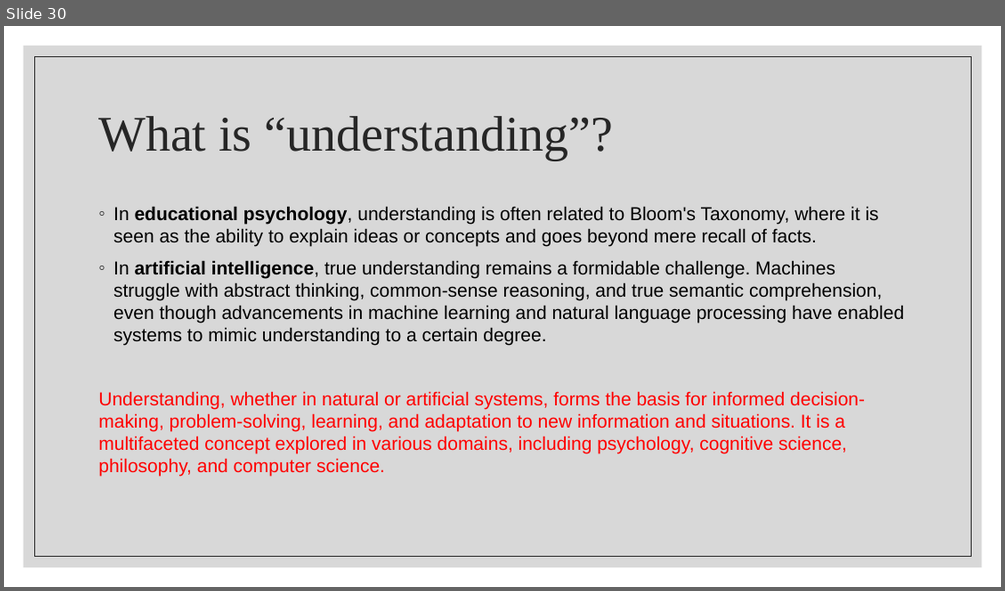
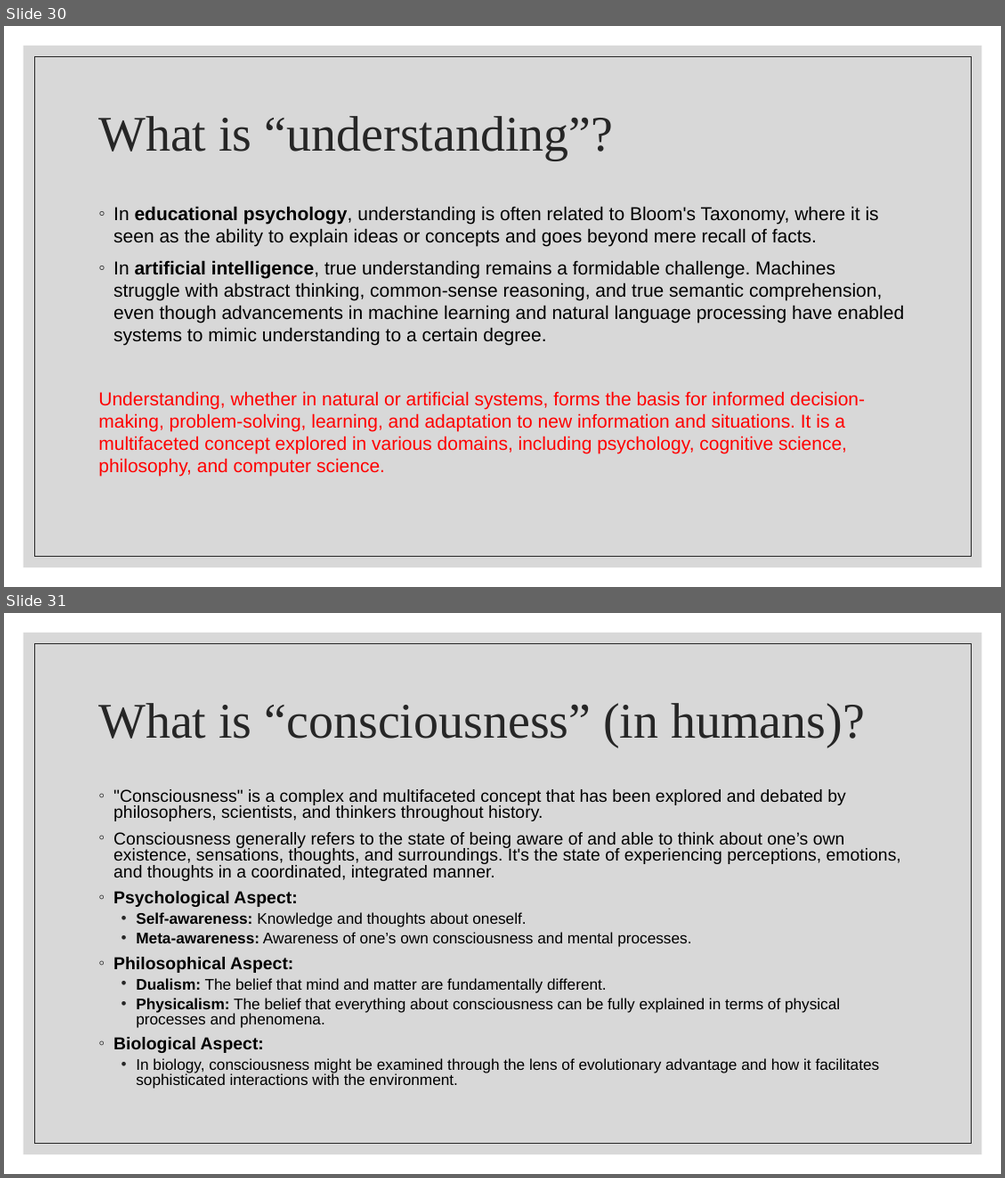
Before and after one commit to wutmeownow/phys441, a slide deck: JupyterNotebooks/LLS/Lecture1.pptx. Shown one above the other, each under a label of ours: slide 30 before the commit, slides 30 and 31 after it. The pictures are 1005x591 and 1005x1178 pixels, drawn with LibreOffice and Linux fonts; fonts in the diff are those of the drawing. Boxes give left, top, right and bottom in pixels: in the first picture for what was removed or moved away, otherwise in the second. Text is boxed around its words. In the diff, an @@ line names an element or a change of style, - is before the commit and + after.

```diff
--- a/JupyterNotebooks/LLS/Lecture1.pptx
+++ b/JupyterNotebooks/LLS/Lecture1.pptx
@@ slide 31 added at (4, 613, 1001, 1174), background #FFFFFF; not listed: 2 template elements that a slide beside it also shows @@
@@ title added at (98, 703, 864, 747), 48 pt, text #262626 @@
+What is “consciousness” (in humans)?
@@ text added at (113, 789, 901, 1088), 14.8 pt, text #000000 @@
+◦ "Consciousness" is a complex and multifaceted concept that has been explored and debated by philosophers, scientists, and thinkers throughout history.
+◦ Consciousness generally refers to the state of being aware of and able to think about one’s own existence, sensations, thoughts, and surroundings. It's the state of experiencing perceptions, emotions, and thoughts in a coordinated, integrated manner.
+◦ Psychological Aspect:
+  • Self-awareness: Knowledge and thoughts about oneself.
+  • Meta-awareness: Awareness of one’s own consciousness and mental processes.
+◦ Philosophical Aspect:
+  • Dualism: The belief that mind and matter are fundamentally different.
+  • Physicalism: The belief that everything about consciousness can be fully explained in terms of physical processes and phenomena.
+◦ Biological Aspect:
+  • In biology, consciousness might be examined through the lens of evolutionary advantage and how it facilitates sophisticated interactions with the environment.
```
Also in this commit, not shown: 1 slide changed, 11 other slides added.
